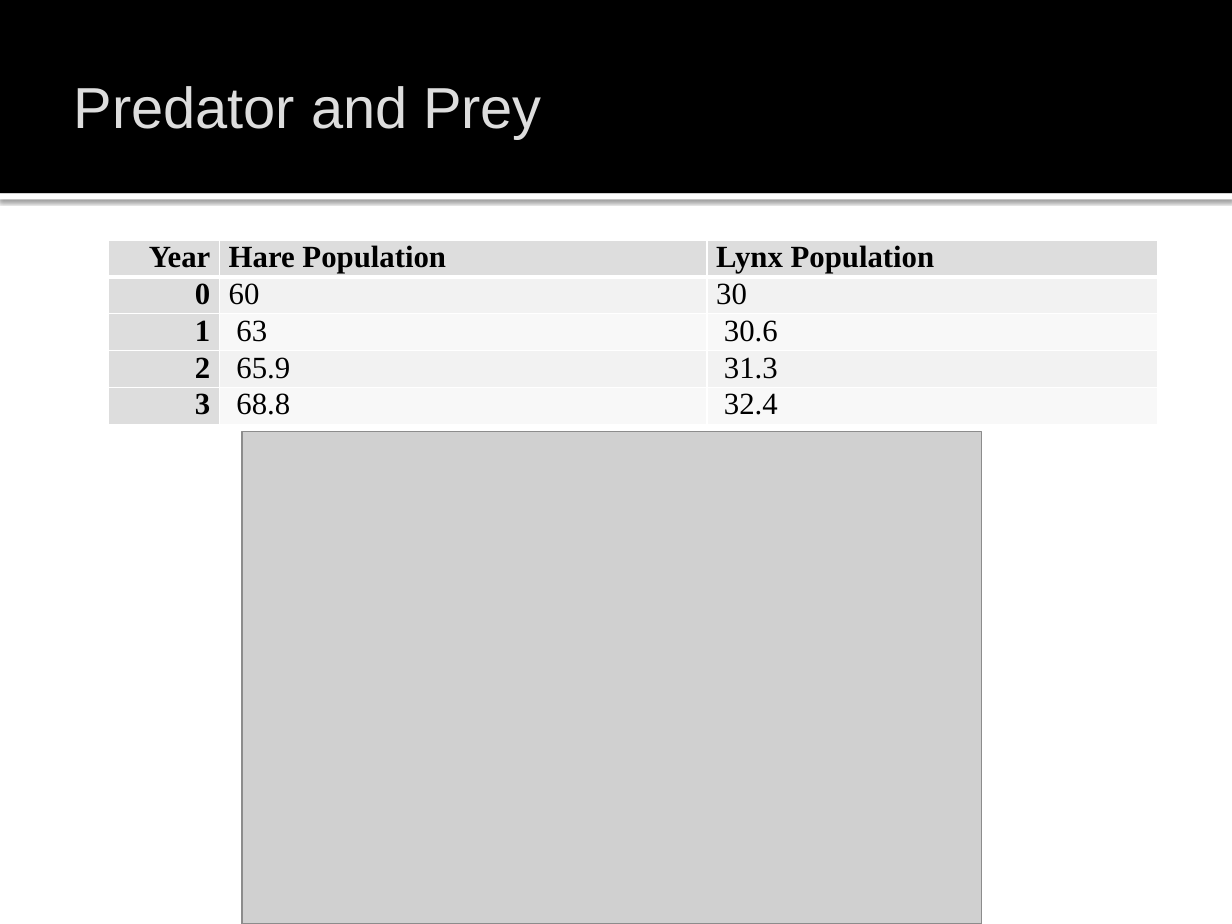
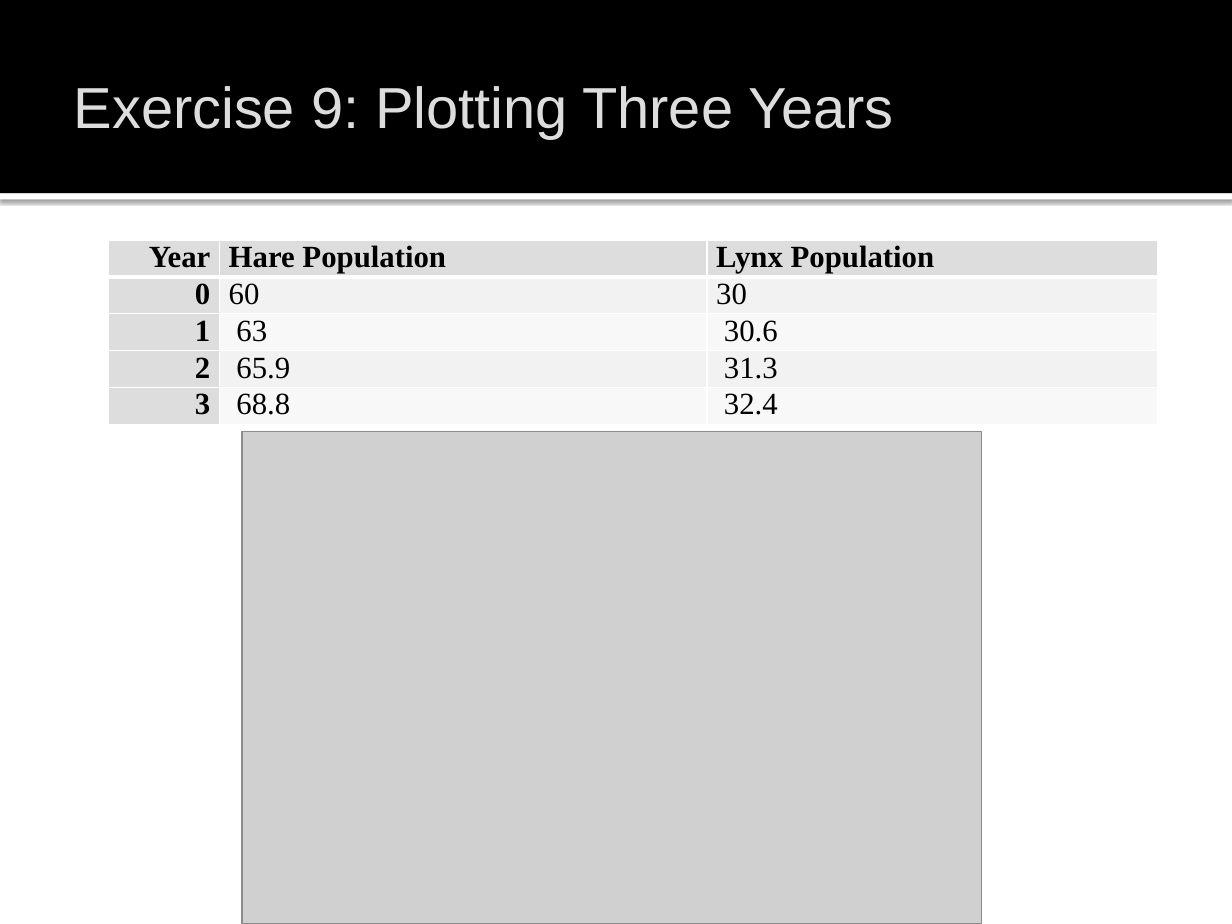
Before and after one commit to john-s-butler-dit/Maths-in-the-Wild, a slide deck: slide 47 of 01_Predator_Prey/Maths_in_the_Wild_Predator_Prey.pptx (slide 37 before the commit). Drawn at 1232x924 pixels with LibreOffice and Linux fonts; fonts in the diff are those of the drawing; grey boxes stand for pictures; background and template pictures are left out. Boxes give left, top, right and bottom in pixels: in the first picture for what was removed or moved away, otherwise in the second. Text is boxed around its words. In the diff, an @@ line names an element or a change of style, - is before the commit and + after.

Commit message:
Updated Predator Prey

```diff
--- a/01_Predator_Prey/Maths_in_the_Wild_Predator_Prey.pptx
+++ b/01_Predator_Prey/Maths_in_the_Wild_Predator_Prey.pptx
@@ title at (74, 86, 893, 139): text changed @@
-Predator and Prey
+Exercise 9: Plotting Three Years
```
Also in this commit, not shown: 24 other slides changed, 21 slides added, 3 slides removed, 15 other files.
